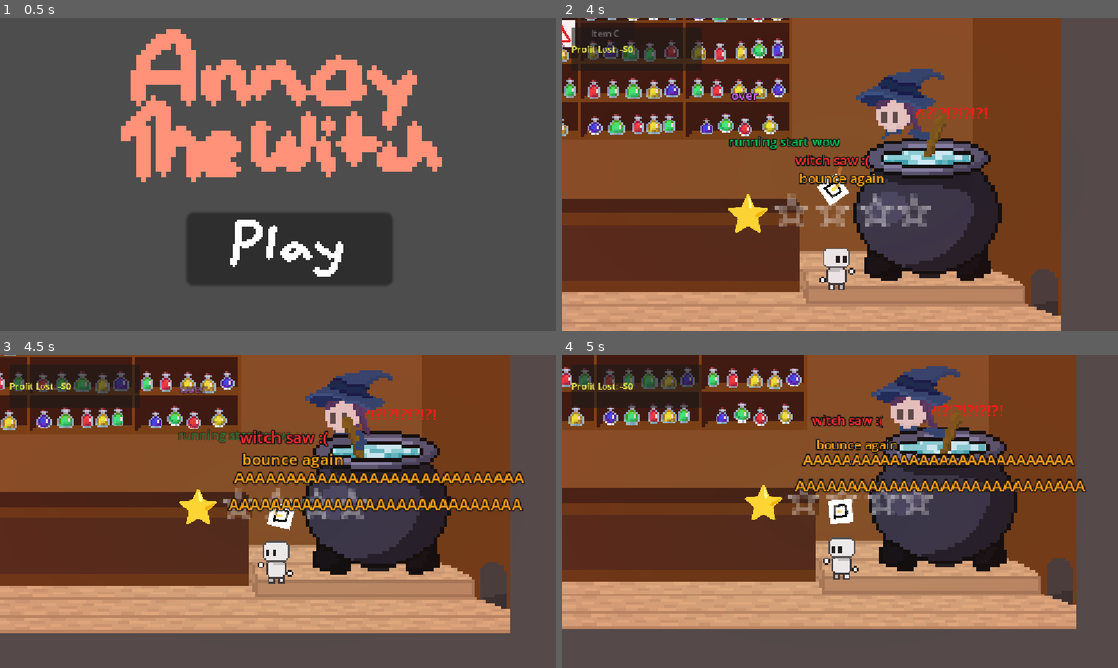
Above: before the commit, frames 1-4 (two rows, left to right).
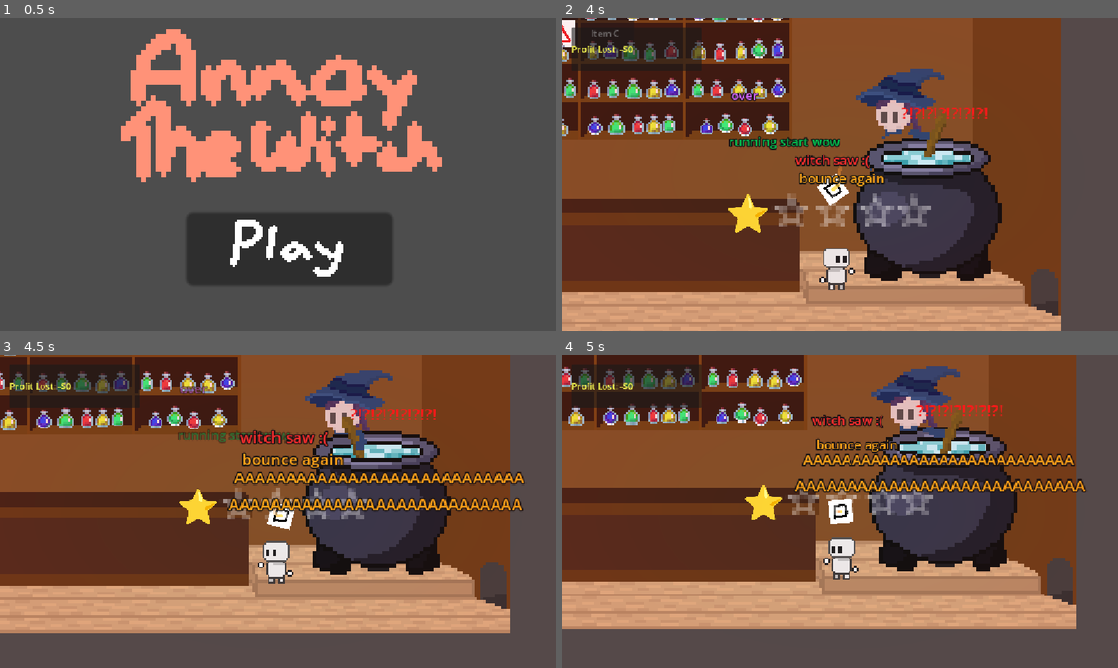
Above: after the commit, the same moments.

Repository: AntAntL/Jame-Gam-Oct2026_RAH
Game: Godot game, scene res://mainmenu.tscn
The game is run twice, just before and just after one commit, with the same random seed, the same clock (stepped at 60 frames per second) and the same inputs. The engine's default icon, where the game draws it, is replaced by a stand-in: a white triangle on a blue panel in a dark square.
Inputs (mouse positions are in pixels of both pictures, inside the frame that each line leads up to):
- Up to frame 1 (0.5 s): no input
- Up to frame 2 (4 s): click (851, 249) at 0.5 s; tap Enter at 1.25 s; move the mouse to (962, 158) at 1.27 s; hold D (right) 1.28-2 s; tap F (throw) at 1.35, 2.85 s; click (962, 158) at 1.42 s; tap W (jump) at 1.52, 1.82 s; drag from (856, 171) to (1001, 205) at 2.02 s; move the mouse to (895, 105) at 2.77 s; hold D (right) 2.78-3.5 s; drag from (812, 237) to (673, 127) at 3.52 s
- Up to frame 3 (4.5 s): move the mouse to (444, 558) at 4.27 s; hold A (left) from 4.28 s (still down); tap F (throw) at 4.35 s
- Up to frame 4 (5 s): keep holding A (left); tap W (jump) at 4.52, 4.82 s

Frame 1 is identical in both runs. In frame 2, less than 0.1% of the frame differs, in the area x 61-66%, y 28-33%; in frame 3, less than 0.1%; in frame 4, less than 0.1%, in the area x 63-69%, y 16-24%.

Commit message:
Bug_Fixes

Diff:
--- a/witch.tscn
+++ b/witch.tscn
@@ -107,7 +107,6 @@
 script = ExtResource("1_08n5d")
 
 [node name="Sprite2D" type="Sprite2D" parent="." unique_id=1264992220]
-z_index = 4
 position = Vector2(-55, -49.999996)
 scale = Vector2(5.025, 5.025)
 texture = ExtResource("2_tv1uk")
@@ -134,6 +133,7 @@
 frame_progress = 0.13005926
 
 [node name="WitchBody" type="Sprite2D" parent="." unique_id=496280296]
+z_index = -1
 position = Vector2(33, 38)
 scale = Vector2(4.34, 4.34)
 texture = ExtResource("4_tv1uk")
--- a/world.tscn
+++ b/world.tscn
@@ -25,7 +25,7 @@
 [sub_resource type="WorldBoundaryShape2D" id="WorldBoundaryShape2D_r300x"]
 
 [sub_resource type="RectangleShape2D" id="RectangleShape2D_r300x"]
-size = Vector2(56, 566)
+size = Vector2(56, 765.0282)
 
 [node name="Node2D" type="Node2D" unique_id=784977946]
 
@@ -74,6 +74,11 @@
 position = Vector2(19, 98)
 shape = SubResource("RectangleShape2D_r300x")
 
+[node name="CollisionShape2D2" type="CollisionShape2D" parent="StaticBody2D5" unique_id=920934239]
+position = Vector2(723.12836, 84.983246)
+rotation = -1.2838635
+shape = SubResource("RectangleShape2D_r300x")
+
 [node name="StaticBody2D3" type="StaticBody2D" parent="." unique_id=668876691]
 position = Vector2(1051, 240)
 
